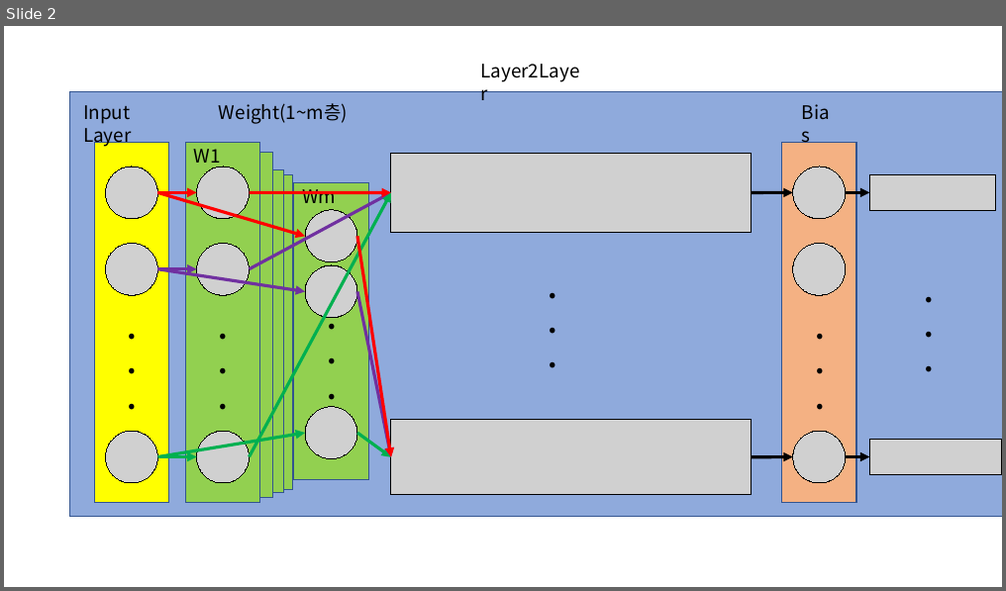
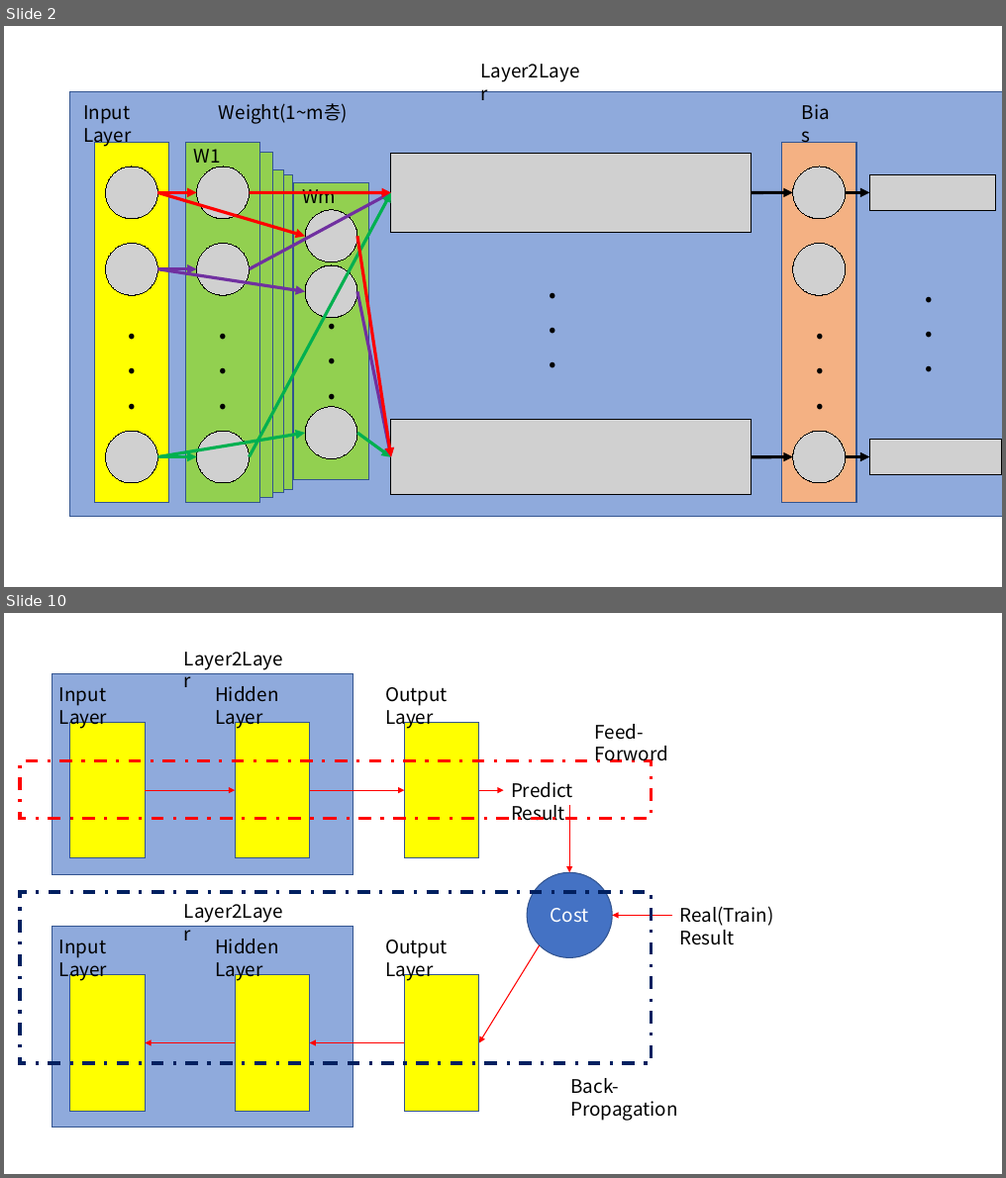
Before and after one commit to AnDeoukKyi/tistory, a slide deck: ml/ML.pptx. Shown one above the other, each under a label of ours: slide 2 before the commit, slides 2 and 10 after it; the slides between them are not shown. The pictures are 1006x591 and 1006x1178 pixels, drawn with LibreOffice and Linux fonts; fonts in the diff are those of the drawing; grey boxes stand for pictures. Boxes give left, top, right and bottom in pixels: in the first picture for what was removed or moved away, otherwise in the second. Text is boxed around its words. In the diff, an @@ line names an element or a change of style, - is before the commit and + after.

```diff
--- a/ml/ML.pptx
+++ b/ml/ML.pptx
@@ slide 10 added at (4,613,1002,1174), background #FFFFFF @@
@@ text added at (177,644,292,673), 18 pt, text #000000 @@
+Layer2Layer
@@ rectangle added at (52,673,352,874), fill #8FAADC, outline #325491 1 pt @@
@@ text added at (59,687,107,729), 18 pt, text #000000 @@
+Input Layer
@@ text added at (215,686,278,729), 18 pt, text #000000 @@
+Hidden Layer
@@ text added at (385,687,448,729), 18 pt, text #000000 @@
+Output Layer
@@ rectangle added at (70,722,145,859), fill #FFFF00, outline #325491 1 pt @@
@@ rectangle added at (235,722,310,859), fill #FFFF00, outline #325491 1 pt @@
@@ rectangle added at (405,722,479,859), fill #FFFF00, outline #325491 1 pt @@
@@ text added at (595,724,669,766), 18 pt, text #000000 @@
+Feed-Forword
@@ rectangle added at (20,761,650,818), outline #FF0000 3 pt dashed @@
@@ arrow added from (145, 790) to (235, 790), #FF0000 1 pt @@
@@ arrow added from (310, 790) to (405, 790), #FF0000 1 pt @@
@@ arrow added from (479, 790) to (503, 790), #FF0000 1 pt @@
@@ text added at (511,782,573,821), 18 pt, text #000000 @@
+Predict Result
@@ arrow added from (570, 805) to (570, 872), #FF0000 1 pt @@
@@ ellipse added at (528,872,613,959), fill #4472C4, outline #325491 1 pt, 18 pt, text #FFFFFF @@
+Cost
@@ rectangle added at (20,892,650,1063), outline #002060 3 pt dashed @@
@@ text added at (177,896,292,926), 18 pt, text #000000 @@
+Layer2Layer
@@ text added at (680,906,774,946), 18 pt, text #000000 @@
+Real(Train) Result
@@ rectangle added at (52,927,352,1128), fill #8FAADC, outline #325491 1 pt @@
@@ text added at (215,939,278,982), 18 pt, text #000000 @@
+Hidden Layer
@@ arrow added from (672, 916) to (613, 916), #FF0000 1 pt @@
@@ text added at (59,940,107,982), 18 pt, text #000000 @@
+Input Layer
@@ text added at (385,940,448,982), 18 pt, text #000000 @@
+Output Layer
@@ arrow added from (540, 946) to (479, 1044), #FF0000 1 pt @@
@@ rectangle added at (70,975,145,1112), fill #FFFF00, outline #325491 1 pt @@
@@ rectangle added at (235,975,310,1112), fill #FFFF00, outline #325491 1 pt @@
@@ rectangle added at (405,975,479,1112), fill #FFFF00, outline #325491 1 pt @@
@@ arrow added from (235, 1044) to (145, 1044), #FF0000 1 pt @@
@@ arrow added from (405, 1044) to (310, 1044), #FF0000 1 pt @@
@@ text added at (570,1078,678,1121), 18 pt, text #000000 @@
+Back-Propagation
```
Also in this commit, not shown: 6 slides changed, 11 other slides added, 1 slide removed, 33 other files.
